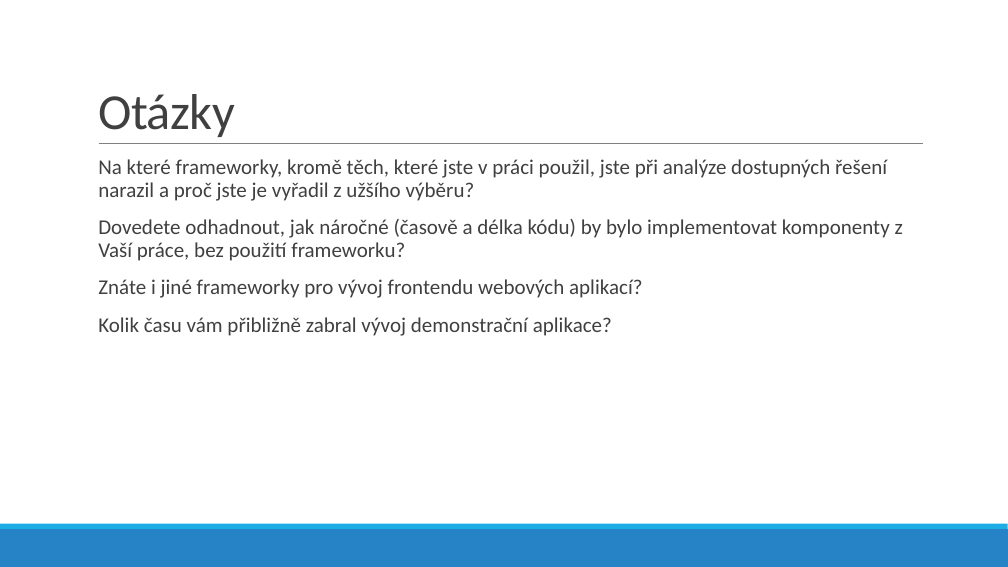
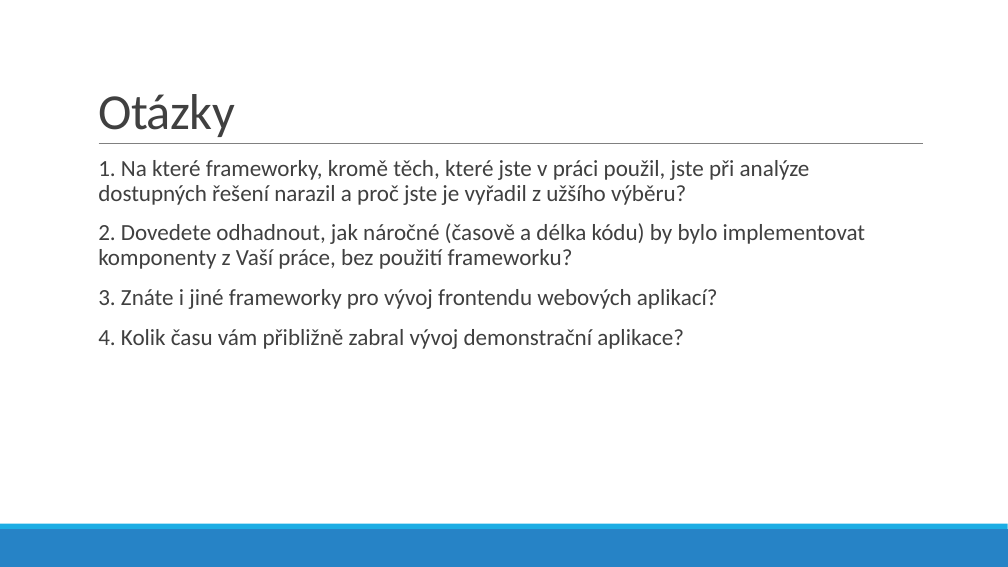
Before and after one commit to lukyncze/bachelor-thesis, a slide deck: slide 22 of presentation/prezentace-sukenik.pptx (slide 20 before the commit). Drawn at 1008x567 pixels with LibreOffice and Linux fonts; fonts in the diff are those of the drawing. Boxes give left, top, right and bottom in pixels: in the first picture for what was removed or moved away, otherwise in the second. Text is boxed around its words. In the diff, an @@ line names an element or a change of style, - is before the commit and + after.

```diff
--- a/presentation/prezentace-sukenik.pptx
+++ b/presentation/prezentace-sukenik.pptx
@@ text at [98, 160, 866, 349]: text changed; size 20 to 22 pt @@
-  Na které frameworky, kromě těch, které jste v práci použil, jste při analýze dostupných řešení narazil a proč jste je vyřadil z užšího výběru?
-  Dovedete odhadnout, jak náročné (časově a délka kódu) by bylo implementovat komponenty z Vaší práce, bez použití frameworku?
-  Znáte i jiné frameworky pro vývoj frontendu webových aplikací?
-  Kolik času vám přibližně zabral vývoj demonstrační aplikace?
+  1. Na které frameworky, kromě těch, které jste v práci použil, jste při analýze dostupných řešení narazil a proč jste je vyřadil z užšího výběru?
+  2. Dovedete odhadnout, jak náročné (časově a délka kódu) by bylo implementovat komponenty z Vaší práce, bez použití frameworku?
+  3. Znáte i jiné frameworky pro vývoj frontendu webových aplikací?
+  4. Kolik času vám přibližně zabral vývoj demonstrační aplikace?
```
Also in this commit, not shown: 1 other slide changed, 3 slides added, 1 other file.
